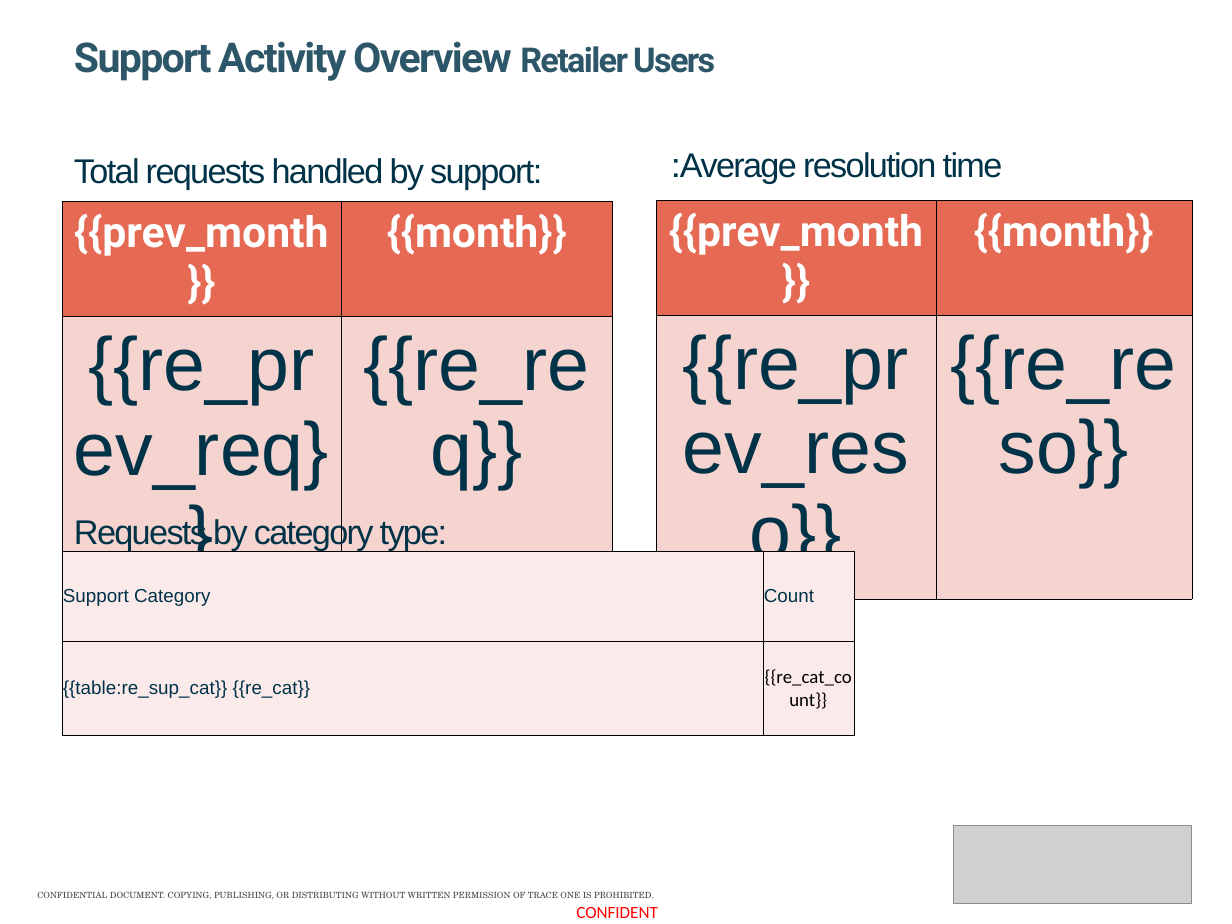
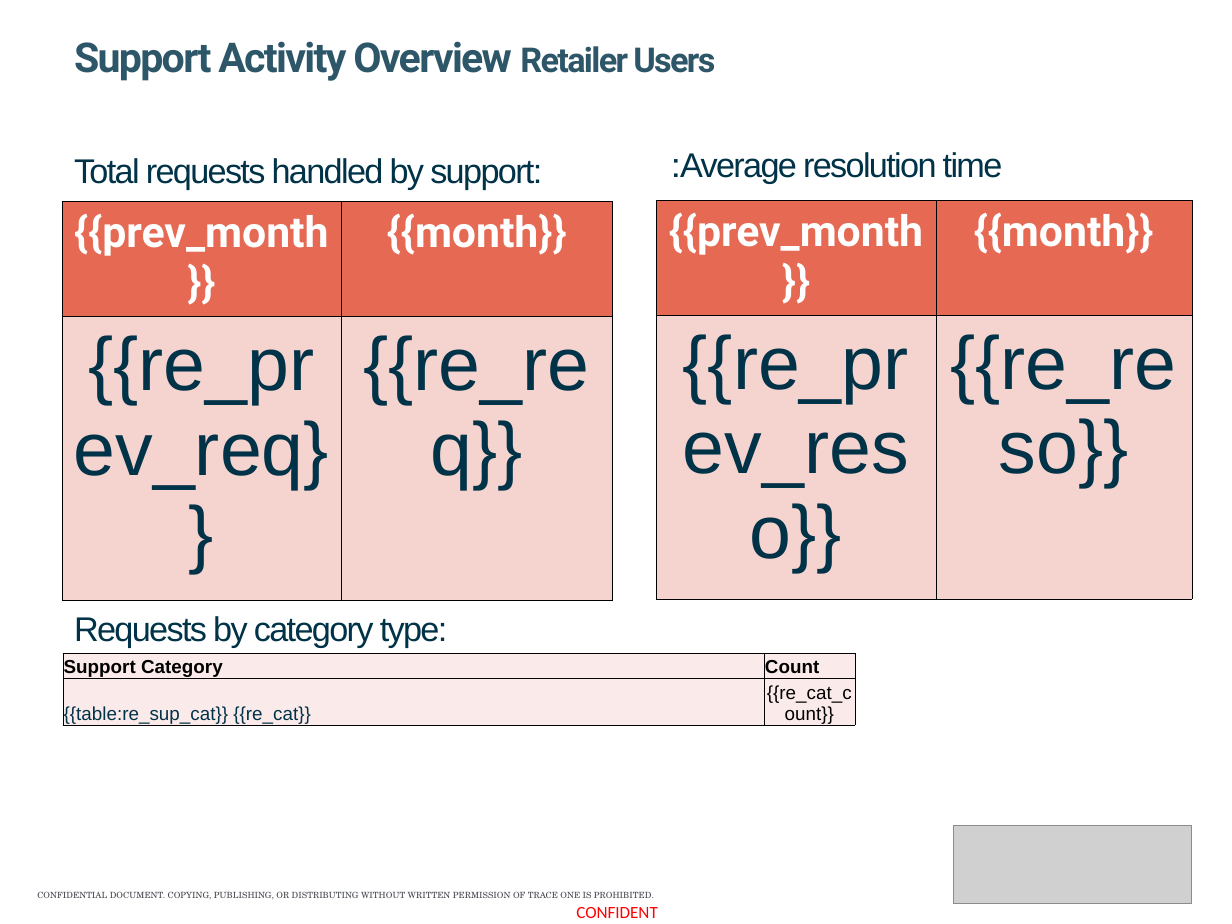
Before and after one commit to nookworth/cs-reporter, a slide deck: slide 3 of templates/report_template.pptx. Drawn at 1232x924 pixels with LibreOffice and Linux fonts; fonts in the diff are those of the drawing; grey boxes stand for pictures. Boxes give left, top, right and bottom in pixels: in the first picture for what was removed or moved away, otherwise in the second. Text is boxed around its words. In the diff, an @@ line names an element or a change of style, - is before the commit and + after.

```diff
--- a/templates/report_template.pptx
+++ b/templates/report_template.pptx
@@ text "Requests by category type:": place and size @@
-text "Requests by category type:" at (74,516,447,550)
+text "Requests by category type:" at (74,616,447,648)
@@ table at (63,653,855,728) @@
@@ text colour #003248 to #000000, bold on in "Support Category", "Count" @@
@@ font Calibri to Arial in "{{re_cat_count}}" @@
@@ table: place and size @@
-table at (62,551,854,736)
+table at (63,653,855,728)
```
Also in this commit, not shown: 2 other slides changed, 5 other files.
